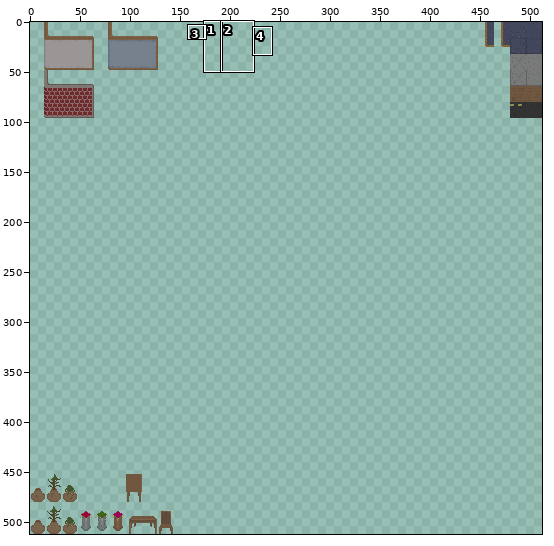
Sprite sheet, stored at atlas/environment.png. Above: a wide view before the commit, with the close-up outlined.
Close-up. Old version:
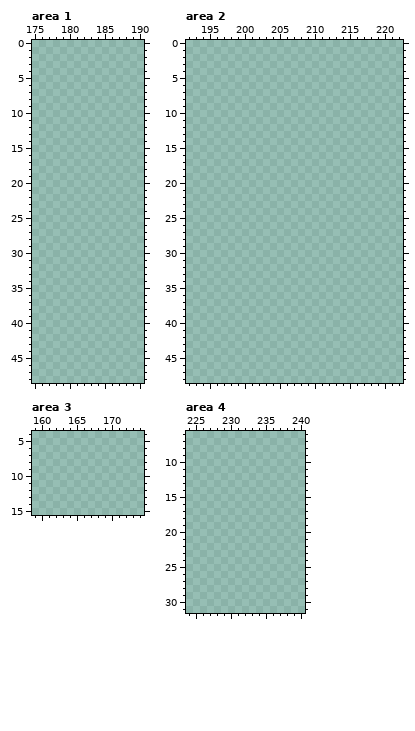
The file is 512x512 pixels. Pixels under 10% opacity are left out. Colours within 5 levels of each other are drawn and written as one. Shown: area 1: x 175..190, y 0..48; area 2: x 192..222, y 0..48; area 3: x 159..174, y 4..15; area 4: x 224..240, y 6..31. The commit also changed other parts of the picture, which this record leaves out.
Palette (. is transparent): 
After:
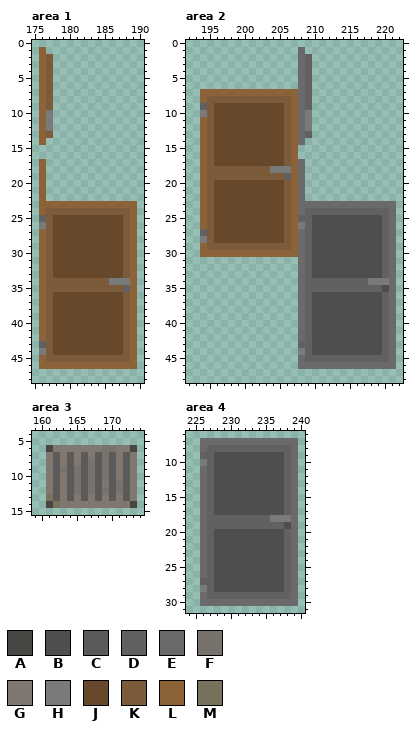
Colours new in this view: A #464642  B #4e4e4e  C #5b5a58  D #616161  E #6a6a6a  F #78726c  G #7f7770  H #797a7a  J #67482a  K #7c5b3b  L #8c6239  M #78715e
What changed:
Changed rows in their new state; - is an unchanged pixel.
Area 1:
first column x 176:
 1 L-------------
 2 LK------------
 3 LK------------
 4 LK------------
 5 LK------------
 6 LK------------
 7 LK------------
 8 LK------------
 9 LK------------
10 LH------------
11 LH------------
12 LH------------
13 LK------------
14 L-------------
17 L-------------
18 L-------------
19 L-------------
20 L-------------
21 L-------------
22 L-------------
23 LLLLLLLLLLLLLL
24 LKKKKKKKKKKKKL
25 DKJJJJJJJJJJKL
26 HKJJJJJJJJJJKL
27 LKJJJJJJJJJJKL
28 LKJJJJJJJJJJKL
29 LKJJJJJJJJJJKL
30 LKJJJJJJJJJJKL
31 LKJJJJJJJJJJKL
32 LKJJJJJJJJJJKL
33 LKJJJJJJJJJJKL
34 LKKKKKKKKKHHHL
35 LKKKKKKKKKKKDL
36 LKJJJJJJJJJJKL
37 LKJJJJJJJJJJKL
38 LKJJJJJJJJJJKL
39 LKJJJJJJJJJJKL
40 LKJJJJJJJJJJKL
41 LKJJJJJJJJJJKL
42 LKJJJJJJJJJJKL
43 DKJJJJJJJJJJKL
44 HKJJJJJJJJJJKL
45 LKKKKKKKKKKKKL
46 LLLLLLLLLLLLLL
Area 2:
first column x 194:
 1 --------------E-------------
 2 --------------ED------------
 3 --------------ED------------
 4 --------------ED------------
 5 --------------ED------------
 6 --------------ED------------
 7 LLLLLLLLLLLLLLED------------
 8 LKKKKKKKKKKKKLED------------
 9 DKJJJJJJJJJJKLED------------
10 HKJJJJJJJJJJKLEH------------
11 LKJJJJJJJJJJKLEH------------
12 LKJJJJJJJJJJKLEH------------
13 LKJJJJJJJJJJKLED------------
14 LKJJJJJJJJJJKLE-------------
15 LKJJJJJJJJJJKL--------------
16 LKJJJJJJJJJJKL--------------
17 LKJJJJJJJJJJKLE-------------
18 LKKKKKKKKKHHHLE-------------
19 LKKKKKKKKKKKDLE-------------
20 LKJJJJJJJJJJKLE-------------
21 LKJJJJJJJJJJKLE-------------
22 LKJJJJJJJJJJKLE-------------
23 LKJJJJJJJJJJKLEEEEEEEEEEEEEE
24 LKJJJJJJJJJJKLEDDDDDDDDDDDDE
25 LKJJJJJJJJJJKLDDBBBBBBBBBBDE
26 LKJJJJJJJJJJKLHDBBBBBBBBBBDE
27 DKJJJJJJJJJJKLEDBBBBBBBBBBDE
28 HKJJJJJJJJJJKLEDBBBBBBBBBBDE
29 LKKKKKKKKKKKKLEDBBBBBBBBBBDE
30 LLLLLLLLLLLLLLEDBBBBBBBBBBDE
31 --------------EDBBBBBBBBBBDE
32 --------------EDBBBBBBBBBBDE
33 --------------EDBBBBBBBBBBDE
34 --------------EDDDDDDDDDHHHE
35 --------------EDDDDDDDDDDDBE
36 --------------EDBBBBBBBBBBDE
37 --------------EDBBBBBBBBBBDE
38 --------------EDBBBBBBBBBBDE
39 --------------EDBBBBBBBBBBDE
40 --------------EDBBBBBBBBBBDE
41 --------------EDBBBBBBBBBBDE
42 --------------EDBBBBBBBBBBDE
43 --------------DDBBBBBBBBBBDE
44 --------------HDBBBBBBBBBBDE
45 --------------EDDDDDDDDDDDDE
46 --------------EEEEEEEEEEEEEE
Area 3:
first column x 161:
 6 AGGGGGGGFFGGA
 7 GCGCGCGCFCGCG
 8 GCGCGCFCFCGCG
 9 GCFCFCFCFCGCG
10 GCGCFCFCFCGCG
11 GCGCFCFCGCFCG
12 GCGCFCFCFCFCG
13 MCGCGCGCGCGCG
14 AMGGGGGGGGGGA
Area 4:
first column x 226:
 7 EEEEEEEEEEEEEE
 8 EDDDDDDDDDDDDE
 9 DDBBBBBBBBBBDE
10 HDBBBBBBBBBBDE
11 EDBBBBBBBBBBDE
12 EDBBBBBBBBBBDE
13 EDBBBBBBBBBBDE
14 EDBBBBBBBBBBDE
15 EDBBBBBBBBBBDE
16 EDBBBBBBBBBBDE
17 EDBBBBBBBBBBDE
18 EDDDDDDDDDHHHE
19 EDDDDDDDDDDDBE
20 EDBBBBBBBBBBDE
21 EDBBBBBBBBBBDE
22 EDBBBBBBBBBBDE
23 EDBBBBBBBBBBDE
24 EDBBBBBBBBBBDE
25 EDBBBBBBBBBBDE
26 EDBBBBBBBBBBDE
27 DDBBBBBBBBBBDE
28 HDBBBBBBBBBBDE
29 EDDDDDDDDDDDDE
30 EEEEEEEEEEEEEE
Pixel boxes of the changes (left, top, right, bottom) in both close-ups:
added: (39, 47, 137, 369)
added: (200, 47, 396, 369)
added: (46, 445, 137, 508)
added: (200, 438, 298, 606)
